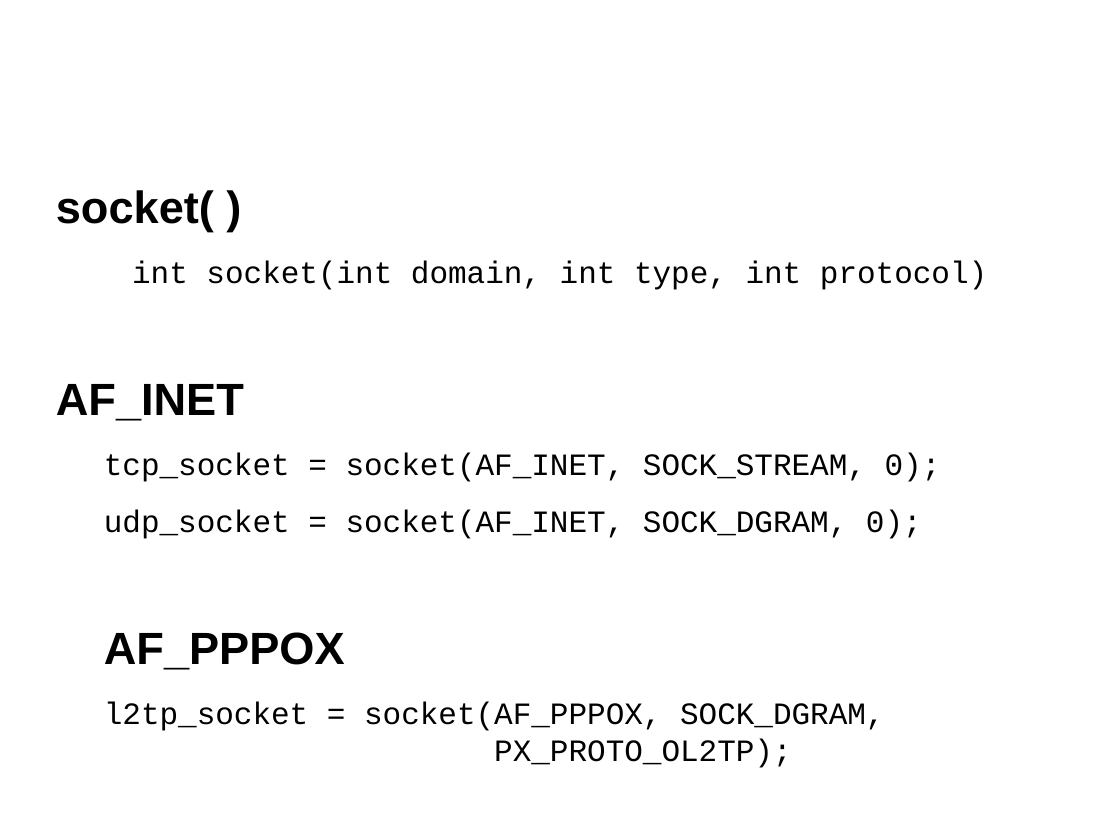
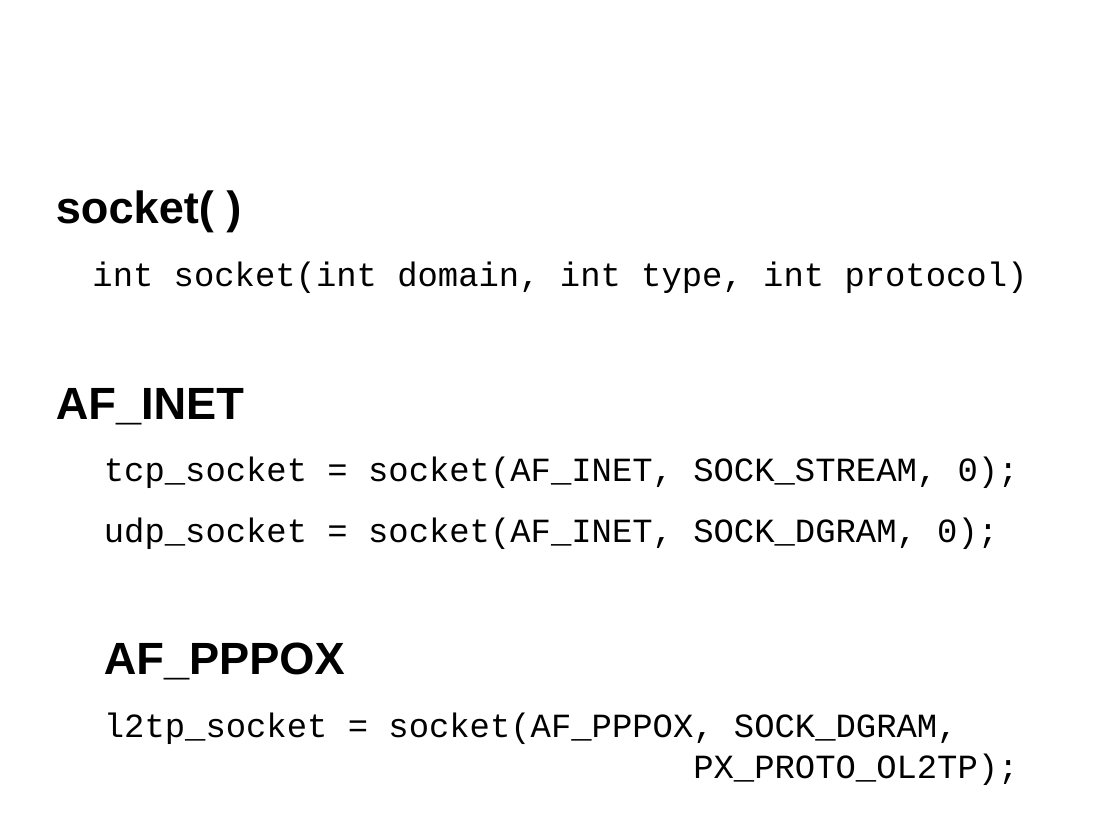
Before and after one commit to redes-2015/l2tp-socket-bug, a slide deck: slide 11 of slides/slides.odp. Drawn at 1120x840 pixels with LibreOffice and Linux fonts; fonts in the diff are those of the drawing; background and template pictures are left out. Boxes give left, top, right and bottom in pixels: in the first picture for what was removed or moved away, otherwise in the second. Text is boxed around its words. In the diff, an @@ line names an element or a change of style, - is before the commit and + after.

Commit message:
Adiantado slide sobre a CVE; mais informações sobre PPP e L2TP
- Adiantado também slide sobre conexão normal (sem VPN)
- Alterada fonte relacionada ao código dos sockets

```diff
--- a/slides/slides.odp
+++ b/slides/slides.odp
@@ text at (x1=92, y1=262, x2=1028, y2=785): size 22 to 24 pt in "int socket(int domain, int type, int protocol)", "tcp_socket = socket(AF_INET, SOCK_STREAM, 0);", "udp_socket = socket(AF_INET, SOCK_DGRAM, 0);", "l2tp_socket = socket(AF_PPPOX, SOCK_DGRAM, PX_PROTO_OL2TP);" @@
```
Also in this commit, not shown: 7 other slides changed, 1 other file.
